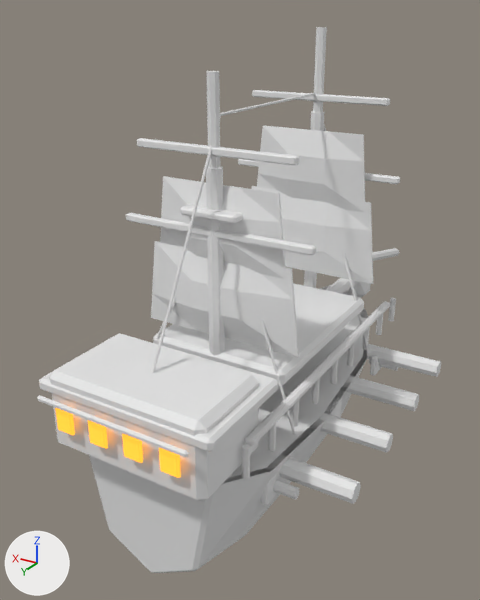
Renders of the Blender file ArtSource/Models/Blender/EnemyShipsV04/enemy_gunboat_v04.blend from each side of a commit.
Before and after are seen from a 50 mm lens placed at (-1.78, 3.26, 2.41), pointed at (0.29, -0.2, 0.68). The axes (+X, +Y, +Z) are drawn at lower left. The lights are the same throughout. The older version comes first.

In view in the first picture: 'Enemy_Corsair_Deck', 'Enemy_Corsair_Hull', 'Gunboat_Armored_Battery_Roof', 'Gunboat_Heavy_Cannon_1_1', 'Mast_2_Lower', 'Sail_1_1', 'Sail_1_2', 'Sail_2_1', 'Sail_2_2', 'Stern_Gallery_Window_1', 'Stern_Gallery_Window_2', 'Stern_Gallery_Window_3', 'Stern_Gallery_Window_4', 'Stern_GreatCabin', 'Stern_Quarterdeck', 'Tier_2_Starboard_TopRail' and 34 more.
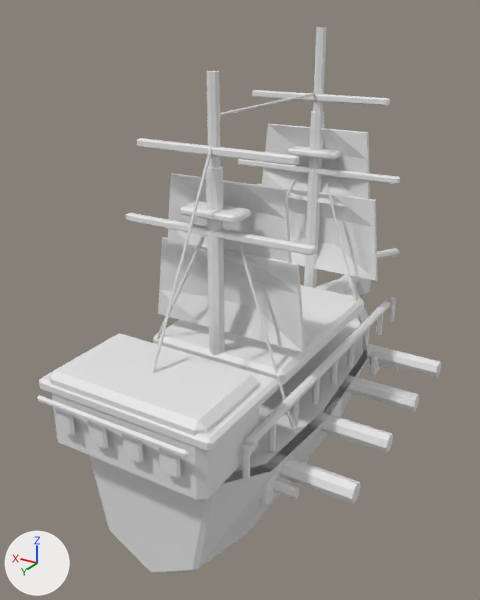
What changed in the scene script:
```text
Change mat_glassglow_v03:
    remove mat_glassglow_v03.emission_color = (1.0, 0.35, 0.025)  # orange #ffa02c
    remove mat_glassglow_v03.emission_strength = 1.4
    mat_glassglow_v03.base_color: (1.0, 0.35, 0.025) -> (0.8, 0.8, 0.8)  # orange #ffa02c -> white #e7e7e7
Change me_sail_1_1_mesh:
    used by ob_sail_1_1; location = (0.0, 0.0, 0.0); rotation_euler = (0.0, 0.0, 3.142), in degrees (0, 0, 180); scale = (1.12, 0.9, 0.9)
    remove me_sail_1_1_mesh.from_pydata(...)  # 32 vertices, 30 faces; spans x -0.426..0.426, y 0.564..0.638, z 0.921..1.502
    add me_sail_1_1_mesh.from_pydata(...)  # 32 vertices, 30 faces; spans x -0.427..0.427, y 0.692..0.777, z 0.918..1.504
    me_sail_1_1_mesh part 1: 32 of 32 vertices moved; they spanned x -0.426..0.426, y 0.564..0.638, z 0.921..1.502 and now span x -0.427..0.427, y 0.692..0.777, z 0.918..1.504; mean shift (0.0, 0.102, 0.0)
Change me_sail_1_2_mesh:
    used by ob_sail_1_2; location = (0.0, 0.0, 0.0); rotation_euler = (0.0, 0.0, 3.142), in degrees (0, 0, 180); scale = (1.12, 0.9, 0.9)
    remove me_sail_1_2_mesh.from_pydata(...)  # 32 vertices, 30 faces; spans x -0.347..0.347, y 0.564..0.638, z 1.429..1.951
    add me_sail_1_2_mesh.from_pydata(...)  # 32 vertices, 30 faces; spans x -0.348..0.348, y 0.692..0.777, z 1.427..1.953
    me_sail_1_2_mesh part 2: 32 of 32 vertices moved; they spanned x -0.347..0.347, y 0.564..0.638, z 1.429..1.951 and now span x -0.348..0.348, y 0.692..0.777, z 1.427..1.953; mean shift (0.0, 0.102, 0.0)
Change me_sail_2_1_mesh:
    used by ob_sail_2_1; location = (0.0, 0.0, 0.0); rotation_euler = (0.0, 0.0, 3.142), in degrees (0, 0, 180); scale = (1.12, 0.9, 0.9)
    remove me_sail_2_1_mesh.from_pydata(...)  # 32 vertices, 30 faces; spans x -0.426..0.426, y -0.619..-0.545, z 0.874..1.405
    add me_sail_2_1_mesh.from_pydata(...)  # 32 vertices, 30 faces; spans x -0.427..0.427, y -0.492..-0.407, z 0.872..1.407
    me_sail_2_1_mesh part 3: 32 of 32 vertices moved; they spanned x -0.426..0.426, y -0.619..-0.545, z 0.874..1.405 and now span x -0.427..0.427, y -0.492..-0.407, z 0.872..1.407; mean shift (0.0, 0.102, 0.0)
Change me_sail_2_2_mesh:
    used by ob_sail_2_2; location = (0.0, 0.0, 0.0); rotation_euler = (0.0, 0.0, 3.142), in degrees (0, 0, 180); scale = (1.12, 0.9, 0.9)
    remove me_sail_2_2_mesh.from_pydata(...)  # 32 vertices, 30 faces; spans x -0.347..0.347, y -0.619..-0.545, z 1.338..1.814
    add me_sail_2_2_mesh.from_pydata(...)  # 32 vertices, 30 faces; spans x -0.348..0.348, y -0.492..-0.407, z 1.336..1.817
    me_sail_2_2_mesh part 4: 32 of 32 vertices moved; they spanned x -0.347..0.347, y -0.619..-0.545, z 1.338..1.814 and now span x -0.348..0.348, y -0.492..-0.407, z 1.336..1.817; mean shift (0.0, 0.102, 0.0)
```

What differs and where, as boxes (x1, y1, x2, y2) in the pictures (480 x 600 px):
'Sail_2_1', reshaped: before (151, 241, 299, 358); after (158, 237, 305, 353)
'Sail_1_2', reshaped: before (257, 126, 365, 212); after (262, 124, 370, 207)
'Sail_2_2', reshaped (7% shorter): before (160, 176, 285, 279); after (167, 173, 292, 269)
'Sail_1_1', reshaped: before (252, 186, 373, 284); after (257, 184, 377, 281)
'Stern_Gallery_Window_4', recoloured: (159, 448, 181, 478) in both
'Stern_Gallery_Window_3', recoloured: (122, 434, 143, 463) in both
'Stern_Gallery_Window_2', recoloured: (88, 420, 108, 449) in both
'Stern_Gallery_Window_1', recoloured: (55, 408, 75, 435) in both
'Mast_1_Lower', unchanged, uncovered by the edit: (304, 111, 325, 288) in both
